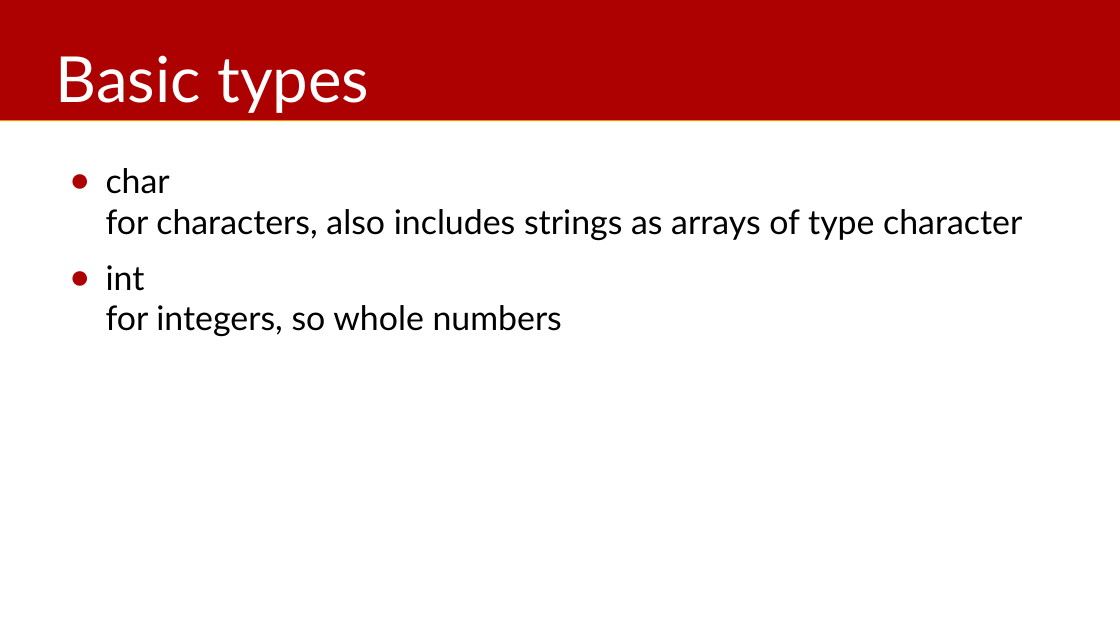
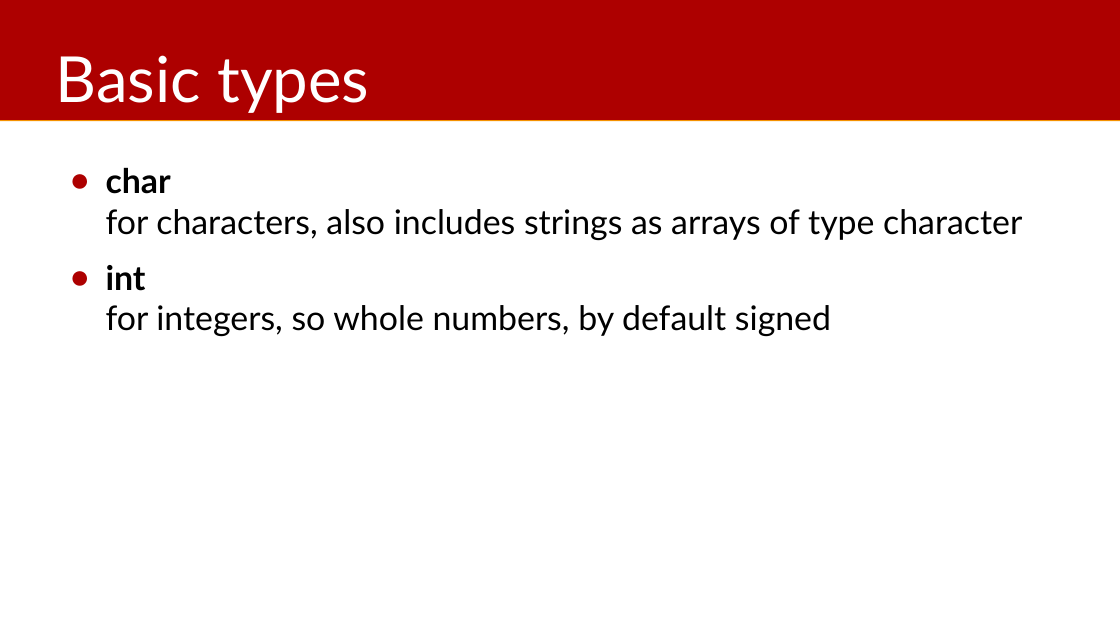
Before and after one commit to jagottsicher/myCTalkthroughs-priv, a slide deck: slide 4 of text/003-myCTalkthroughs-_t-data-types.odp. Drawn at 1120x630 pixels with LibreOffice and Linux fonts; fonts in the diff are those of the drawing. Boxes give left, top, right and bottom in pixels: in the first picture for what was removed or moved away, otherwise in the second. Text is boxed around its words. In the diff, an @@ line names an element or a change of style, - is before the commit and + after.

```diff
--- a/text/003-myCTalkthroughs-_t-data-types.odp
+++ b/text/003-myCTalkthroughs-_t-data-types.odp
@@ text at box(106, 167, 1022, 241): bold on in "char" @@
@@ text at box(106, 265, 831, 337): text changed @@
-● int
-  for integers, so whole numbers
+● int
+  for integers, so whole numbers, by default signed
```
Also in this commit, not shown: 4 other slides changed, 5 slides added, 5 other files.
